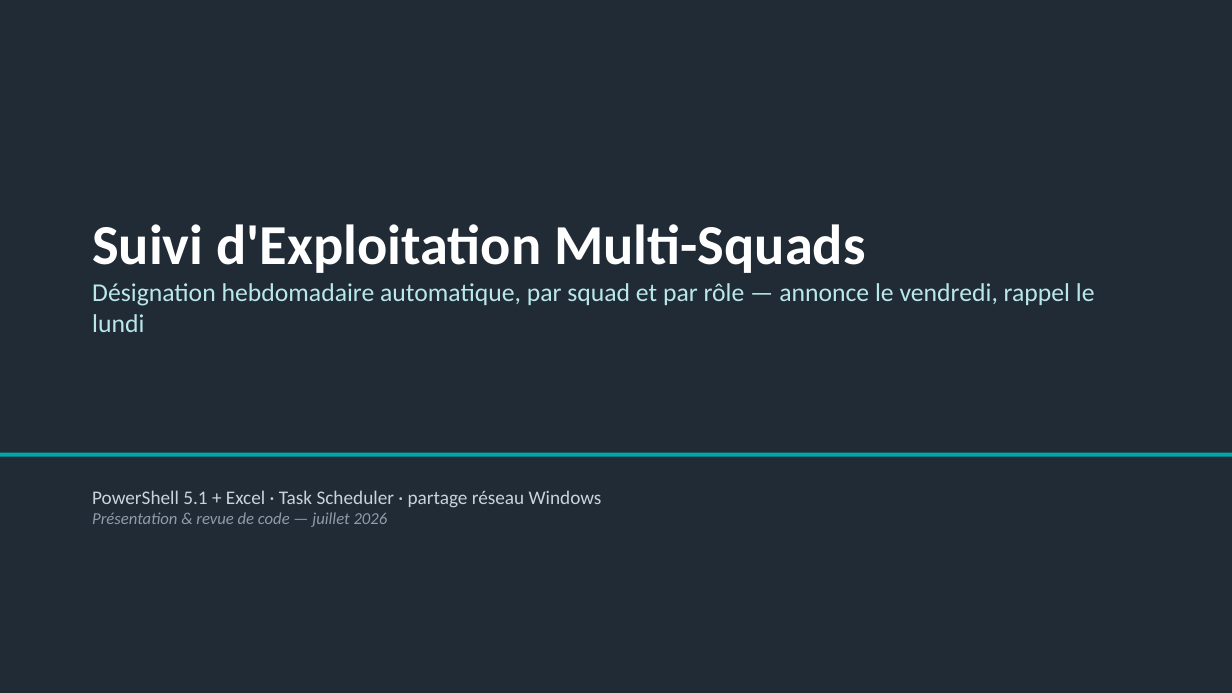
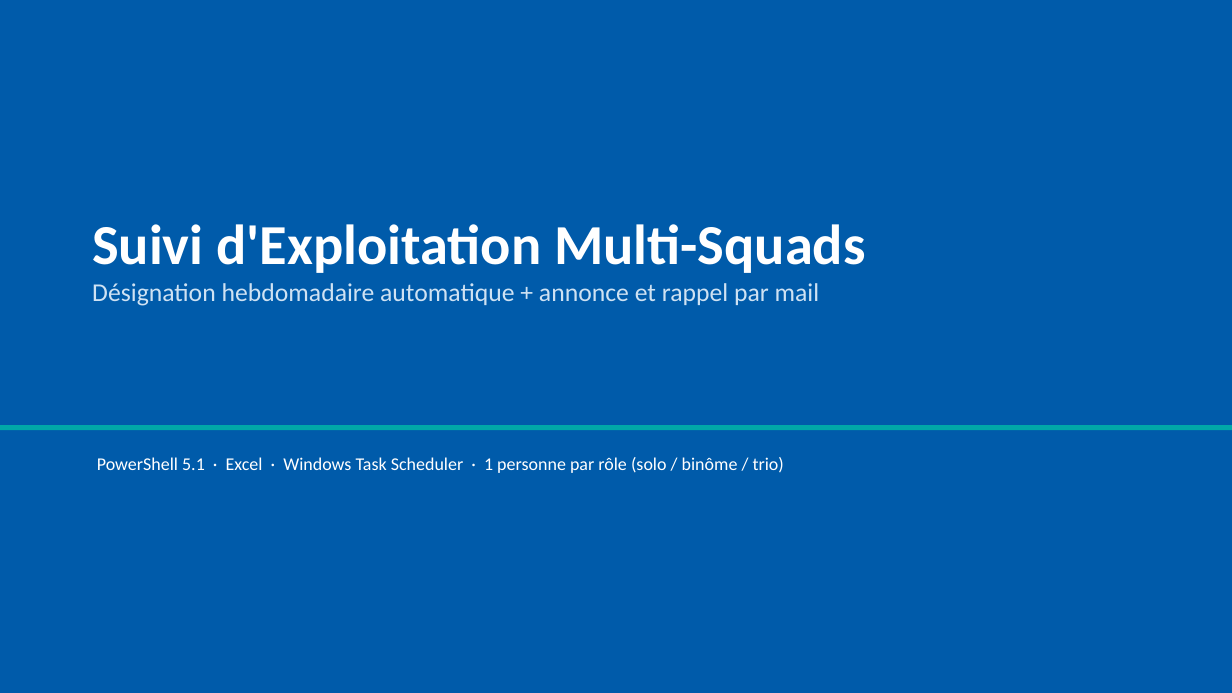
Before and after one commit to lucasyessad/mon_env, a slide deck: slide 1 of docs/Presentation-Suivi-Exploitation.pptx. Drawn at 1232x693 pixels with LibreOffice and Linux fonts; fonts in the diff are those of the drawing. Boxes give left, top, right and bottom in pixels: in the first picture for what was removed or moved away, otherwise in the second. Text is boxed around its words. In the diff, an @@ line names an element or a change of style, - is before the commit and + after.

```diff
--- a/docs/Presentation-Suivi-Exploitation.pptx
+++ b/docs/Presentation-Suivi-Exploitation.pptx
@@ rectangle at bbox=[0, 0, 1232, 693]: fill #212B36 to #005BAA @@
@@ text at bbox=[92, 283, 820, 306]: text changed; text colour #B9E8E8 to #CFE2F3 @@
-Désignation hebdomadaire automatique, par squad et par rôle — annonce le vendredi, rappel le lundi
+Désignation hebdomadaire automatique + annonce et rappel par mail
@@ rectangle: place and size @@
-rectangle at bbox=[0, 453, 1232, 457]
+rectangle at bbox=[0, 425, 1232, 431]
@@ text at bbox=[97, 457, 784, 473]: text changed; size 15 to 14 pt; text colour #C9D3DC to #FFFFFF @@
-PowerShell 5.1 + Excel · Task Scheduler · partage réseau Windows
-Présentation & revue de code — juillet 2026
+PowerShell 5.1 · Excel · Windows Task Scheduler · 1 personne par rôle (solo / binôme / trio)
```
Also in this commit, not shown: 2 other slides changed, 8 slides added, 10 slides removed, 7 other files.
